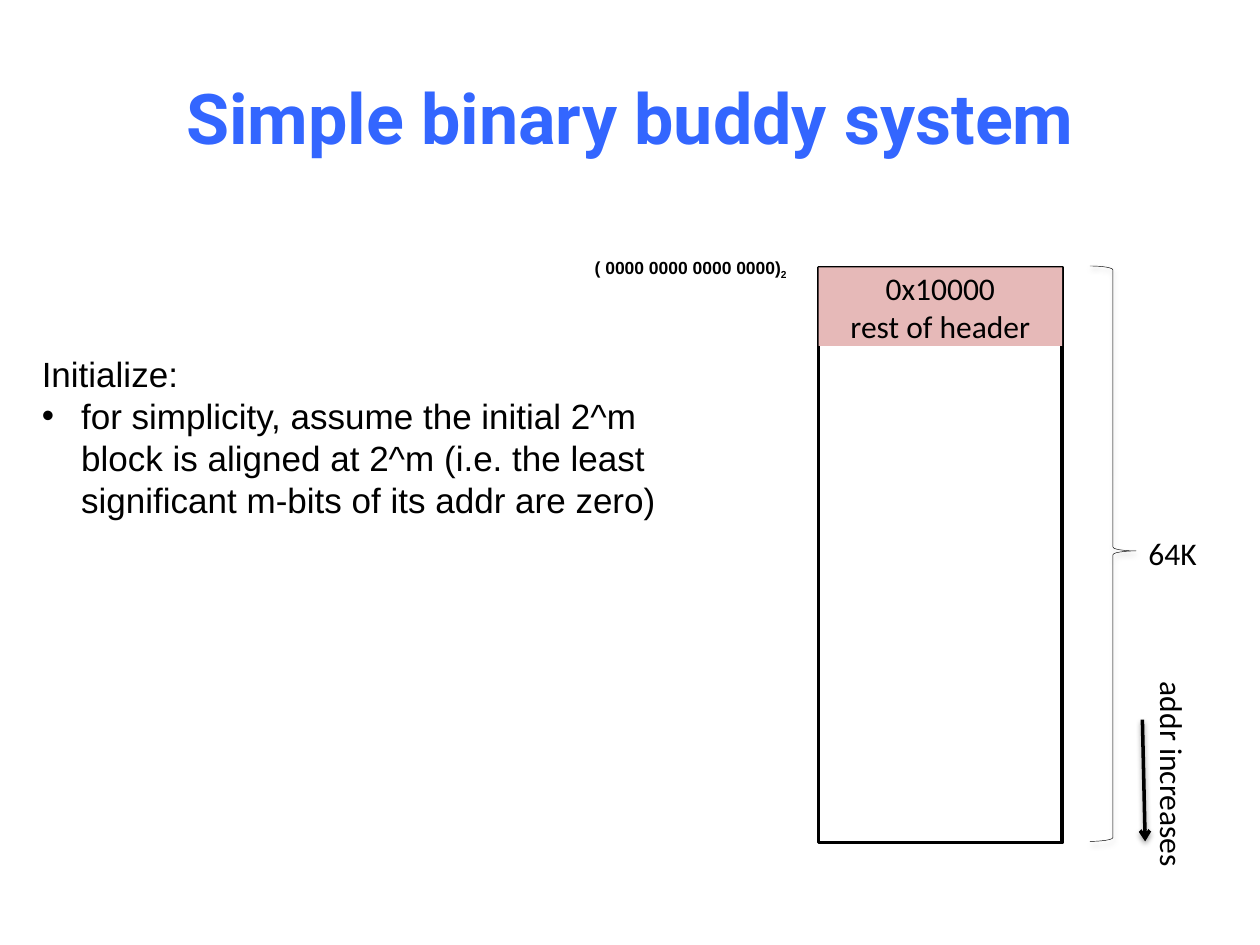
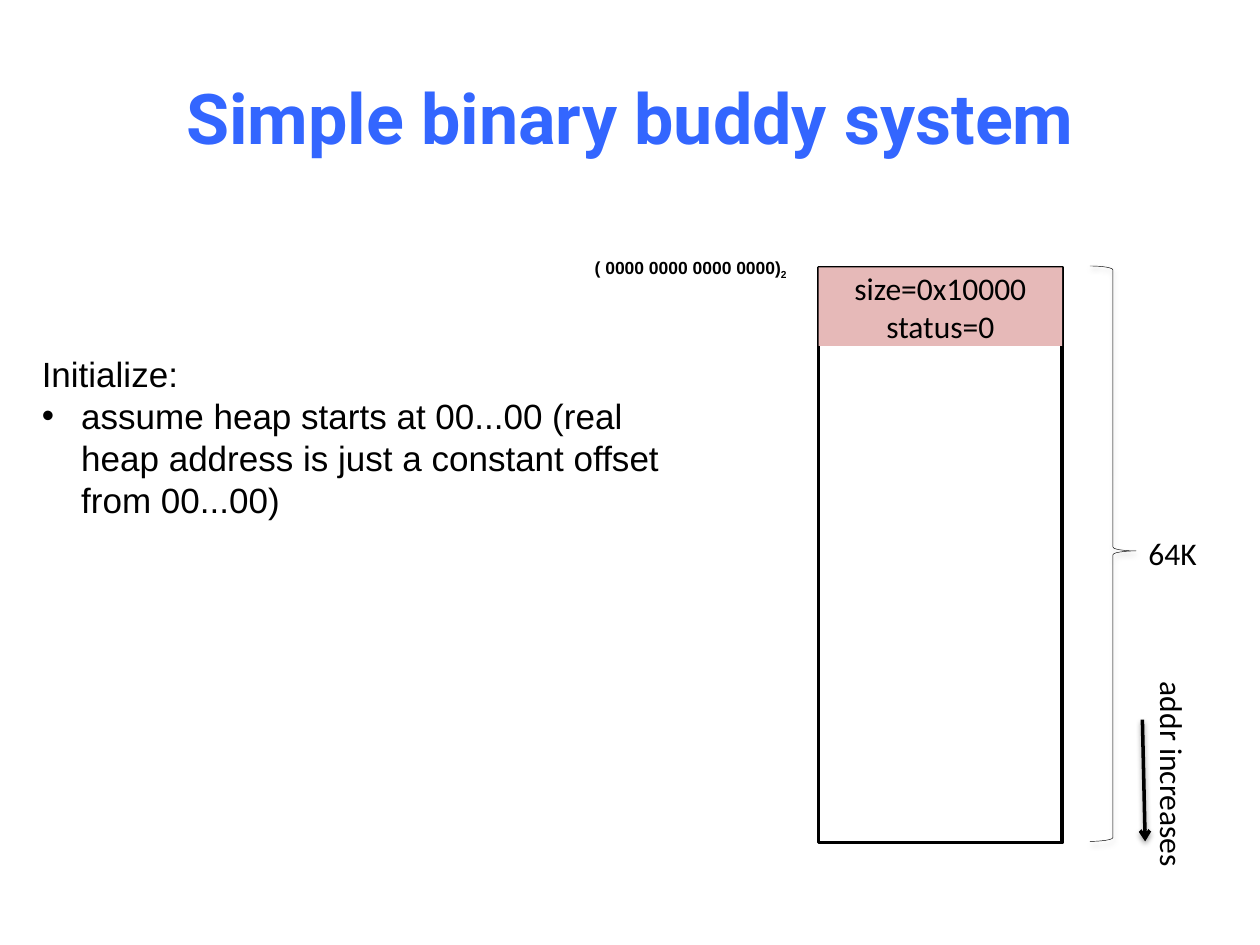
Before and after one commit to NYU-CSO/nyu-cso.github.io, a slide deck: slide 57 of notes/14-Dynamic_Allocator.pptx. Drawn at 1260x945 pixels with LibreOffice and Linux fonts; fonts in the diff are those of the drawing. Boxes give left, top, right and bottom in pixels: in the first picture for what was removed or moved away, otherwise in the second. Text is boxed around its words. In the diff, an @@ line names an element or a change of style, - is before the commit and + after.

```diff
--- a/notes/14-Dynamic_Allocator.pptx
+++ b/notes/14-Dynamic_Allocator.pptx
@@ text in rectangle at bbox=[854, 278, 1026, 339]: text changed @@
-0x10000
-rest of header
+size=0x10000
+status=0
@@ text at bbox=[81, 403, 659, 519]: text changed @@
-• for simplicity, assume the initial 2^m block is aligned at 2^m (i.e. the least significant m-bits of its addr are zero)
+• assume heap starts at 00...00 (real heap address is just a constant offset from 00...00)
```
Also in this commit, not shown: 13 other slides changed, 1 slide added, 1 slide removed, 1 other file.
